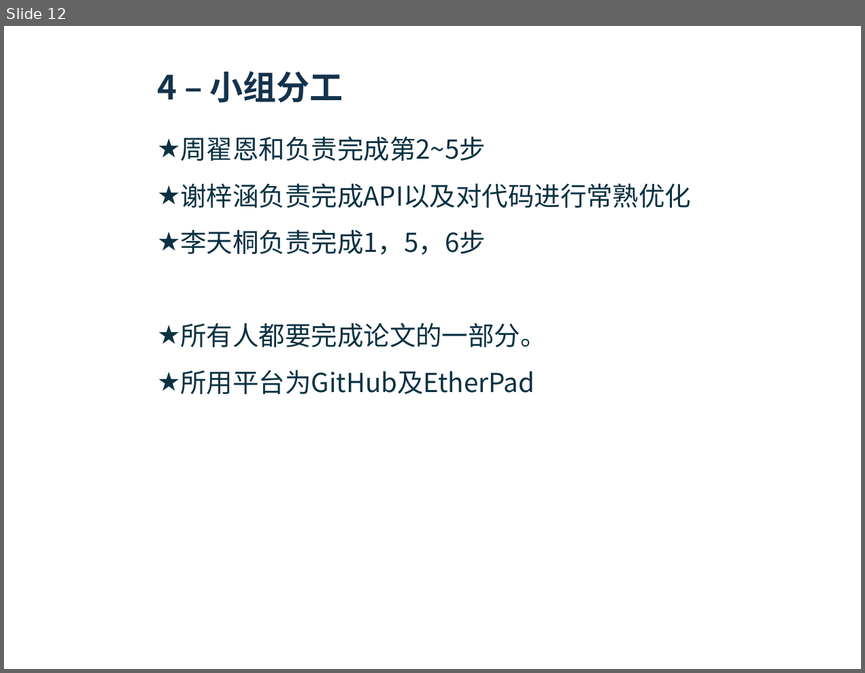
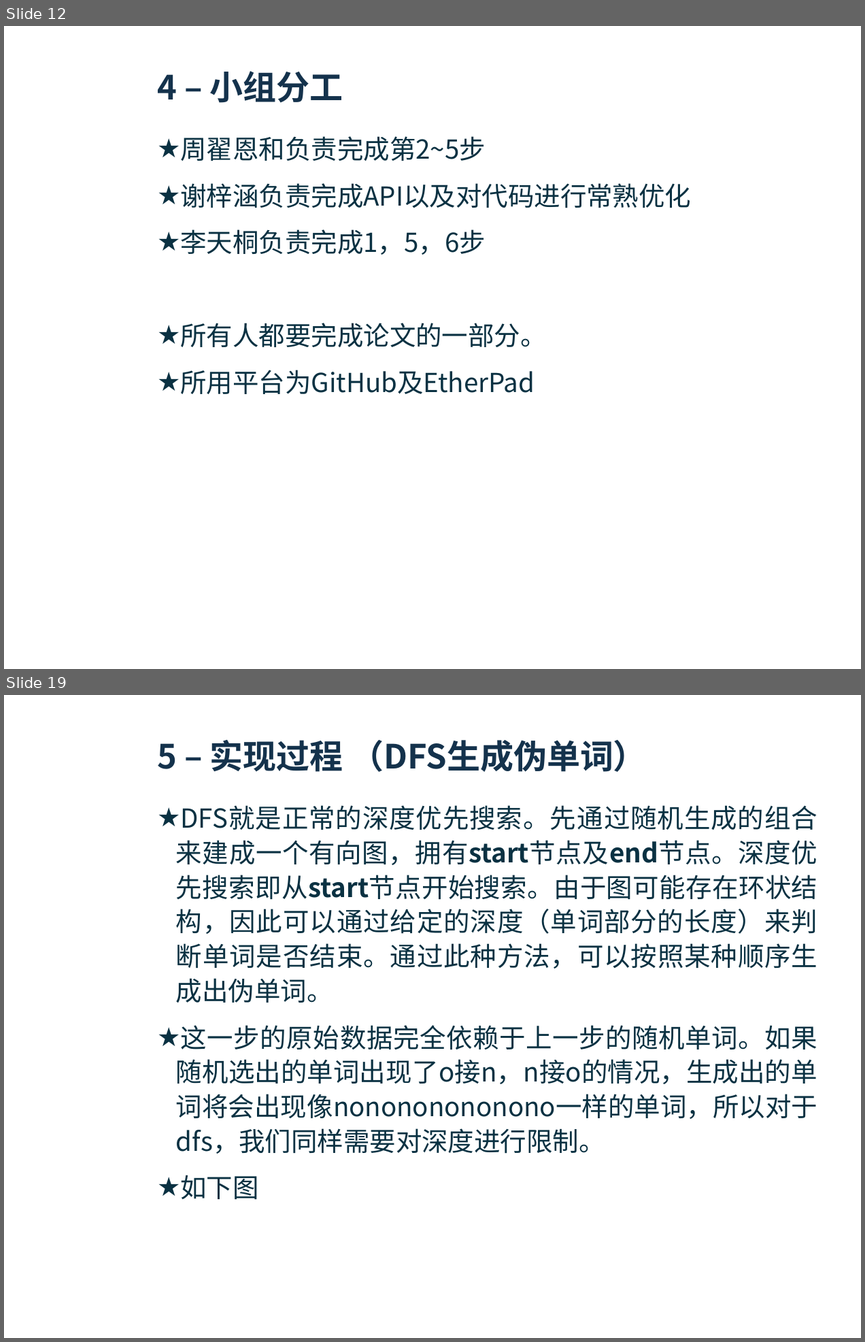
Before and after one commit to bdfzoier/Monkey_Type, a slide deck: result/ppt/猴子打字计划.pptx. Shown one above the other, each under a label of ours: slide 12 before the commit, slides 12 and 19 after it; the slides between them are not shown. The pictures are 865x673 and 865x1342 pixels, drawn with LibreOffice and Linux fonts; fonts in the diff are those of the drawing; background and template pictures are left out. Boxes give left, top, right and bottom in pixels: in the first picture for what was removed or moved away, otherwise in the second. Text is boxed around its words. In the diff, an @@ line names an element or a change of style, - is before the commit and + after.

```diff
--- a/result/ppt/猴子打字计划.pptx
+++ b/result/ppt/猴子打字计划.pptx
@@ slide 19 added at [4, 695, 861, 1338], background picture (left out); not listed: 2 template elements that a slide beside it also shows @@
@@ title added at [157, 740, 647, 772], 28 pt, text #14324C, bold @@
+5 – 实现过程 （DFS生成伪单词）
@@ text added at [176, 805, 818, 1199], 22 pt, text #0A3142 @@
+★ DFS就是正常的深度优先搜索。先通过随机生成的组合来建成一个有向图，拥有start节点及end节点。深度优先搜索即从start节点开始搜索。由于图可能存在环状结构，因此可以通过给定的深度（单词部分的长度）来判断单词是否结束。通过此种方法，可以按照某种顺序生成出伪单词。
+★ 这一步的原始数据完全依赖于上一步的随机单词。如果随机选出的单词出现了o接n，n接o的情况，生成出的单词将会出现像nonononononono一样的单词，所以对于dfs，我们同样需要对深度进行限制。
+★ 如下图
```
Also in this commit, not shown: 7 other slides added.
